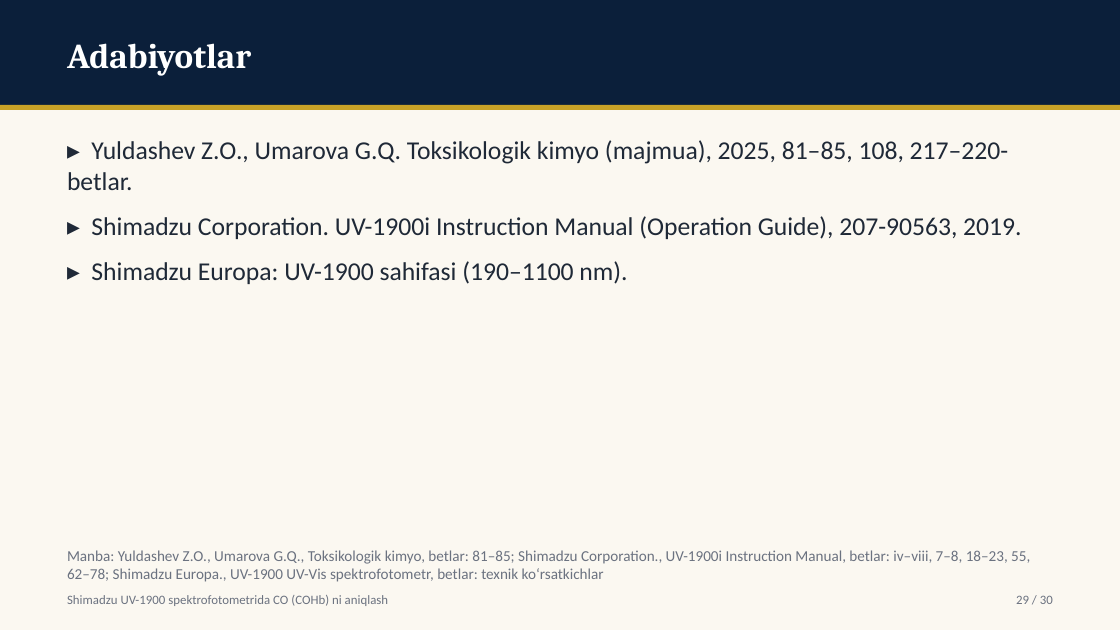
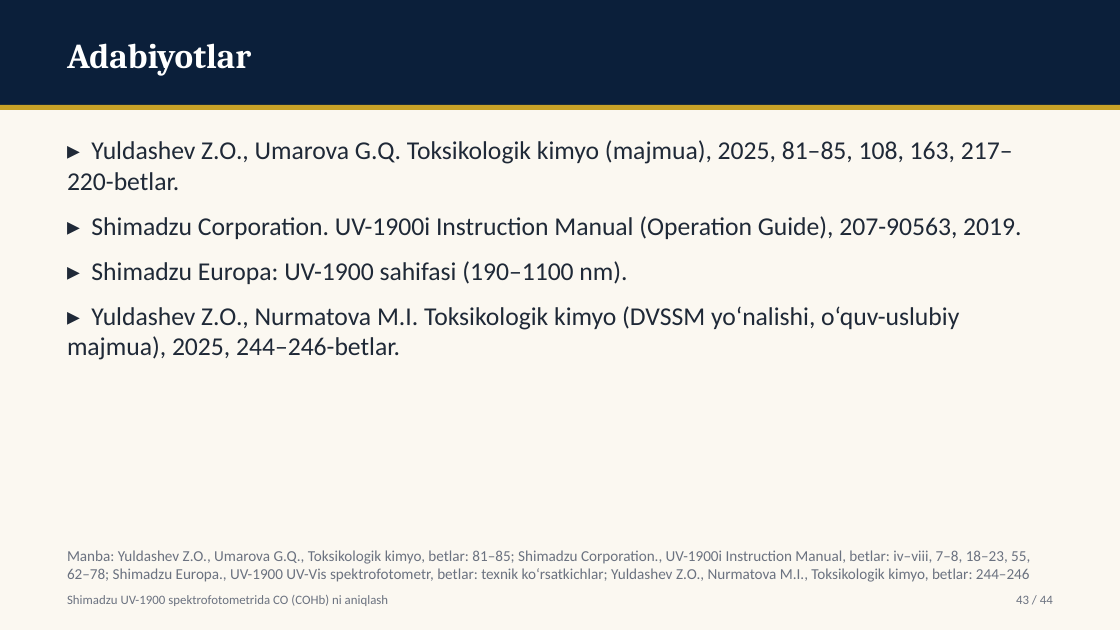
Before and after one commit to davlatsudekspert/forensic-expert, a slide deck: slide 43 of out/instr-02-uv1900-cohb.pptx (slide 29 before the commit). Drawn at 1120x630 pixels with LibreOffice and Linux fonts; fonts in the diff are those of the drawing. Boxes give left, top, right and bottom in pixels: in the first picture for what was removed or moved away, otherwise in the second. Text is boxed around its words. In the diff, an @@ line names an element or a change of style, - is before the commit and + after.

```diff
--- a/out/instr-02-uv1900-cohb.pptx
+++ b/out/instr-02-uv1900-cohb.pptx
@@ text at bbox=[67, 140, 1013, 190]: text changed @@
-▸ Yuldashev Z.O., Umarova G.Q. Toksikologik kimyo (majmua), 2025, 81–85, 108, 217–220-betlar.
+▸ Yuldashev Z.O., Umarova G.Q. Toksikologik kimyo (majmua), 2025, 81–85, 108, 163, 217–220-betlar.
@@ text at bbox=[67, 306, 959, 360]: paragraph added @@
+▸ Yuldashev Z.O., Nurmatova M.I. Toksikologik kimyo (DVSSM yo‘nalishi, o‘quv-uslubiy majmua), 2025, 244–246-betlar.
@@ text at bbox=[67, 550, 1030, 582]: text changed @@
-Manba: Yuldashev Z.O., Umarova G.Q., Toksikologik kimyo, betlar: 81–85; Shimadzu Corporation., UV-1900i Instruction Manual, betlar: iv–viii, 7–8, 18–23, 55, 62–78; Shimadzu Europa., UV-1900 UV-Vis spektrofotometr, betlar: texnik ko‘rsatkichlar
+Manba: Yuldashev Z.O., Umarova G.Q., Toksikologik kimyo, betlar: 81–85; Shimadzu Corporation., UV-1900i Instruction Manual, betlar: iv–viii, 7–8, 18–23, 55, 62–78; Shimadzu Europa., UV-1900 UV-Vis spektrofotometr, betlar: texnik ko‘rsatkichlar; Yuldashev Z.O., Nurmatova M.I., Toksikologik kimyo, betlar: 244–246
@@ text at bbox=[1016, 596, 1053, 604]: text changed @@
-29 / 30
+43 / 44
```
Also in this commit, not shown: 28 other slides changed, 14 slides added, 9 other files.
